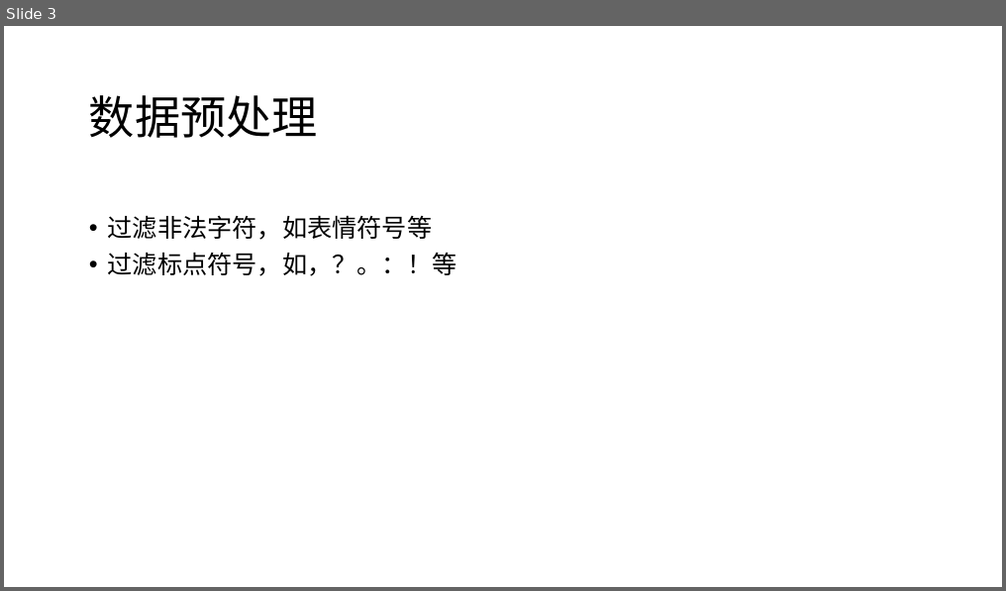
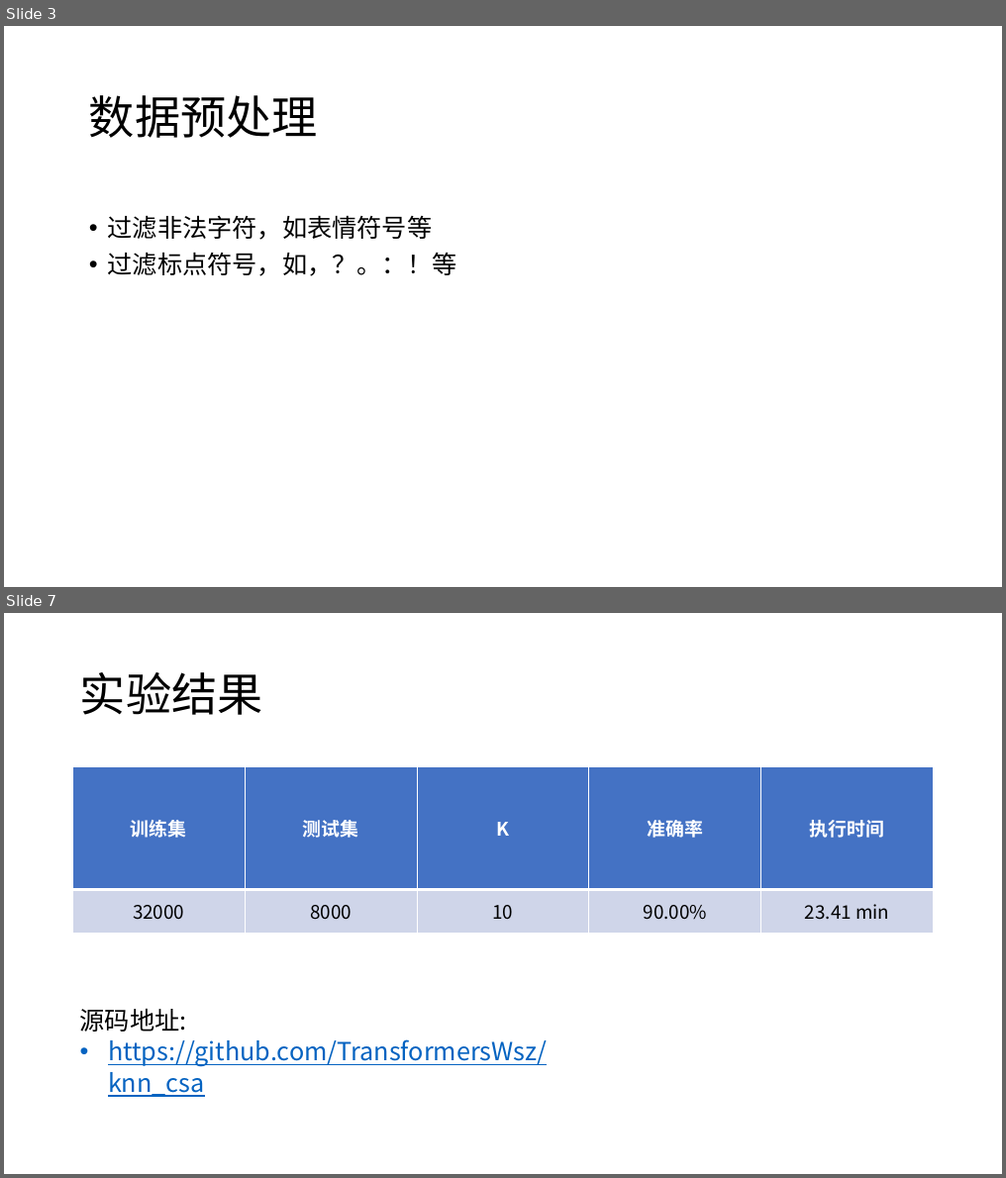
Before and after one commit to TransformersWsz/knn_csa, a slide deck: KNN中文情感分类.pptx. Shown one above the other, each under a label of ours: slide 3 before the commit, slides 3 and 7 after it; the slides between them are not shown. The pictures are 1006x591 and 1006x1178 pixels, drawn with LibreOffice and Linux fonts; fonts in the diff are those of the drawing. Boxes give left, top, right and bottom in pixels: in the first picture for what was removed or moved away, otherwise in the second. Text is boxed around its words. In the diff, an @@ line names an element or a change of style, - is before the commit and + after.

```diff
--- a/KNN中文情感分类.pptx
+++ b/KNN中文情感分类.pptx
@@ slide 7 added at <box>4,613,1002,1174</box>, background #FFFFFF @@
@@ title added at <box>80,672,263,715</box>, 44 pt, text #000000 @@
+实验结果
@@ table added at <box>73,767,934,934</box>, 2 rows, 5 columns @@
+训练集 | 测试集 | K | 准确率 | 执行时间
+32000 | 8000 | 10 | 90.00% | 23.41 min
@@ text added at <box>80,1008,547,1097</box>, 24 pt, text #0563C1, underline @@
+源码地址:
+• https://github.com/TransformersWsz/knn_csa
```
Also in this commit, not shown: 1 slide changed, 3 other slides added, 4 other files.
